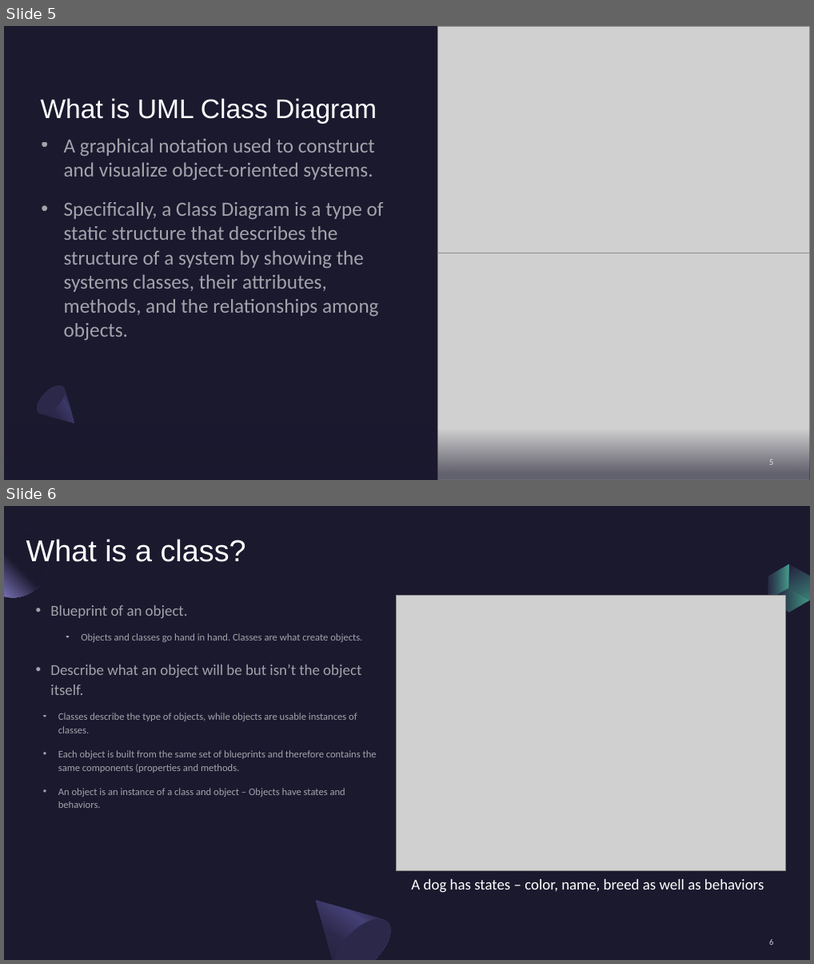
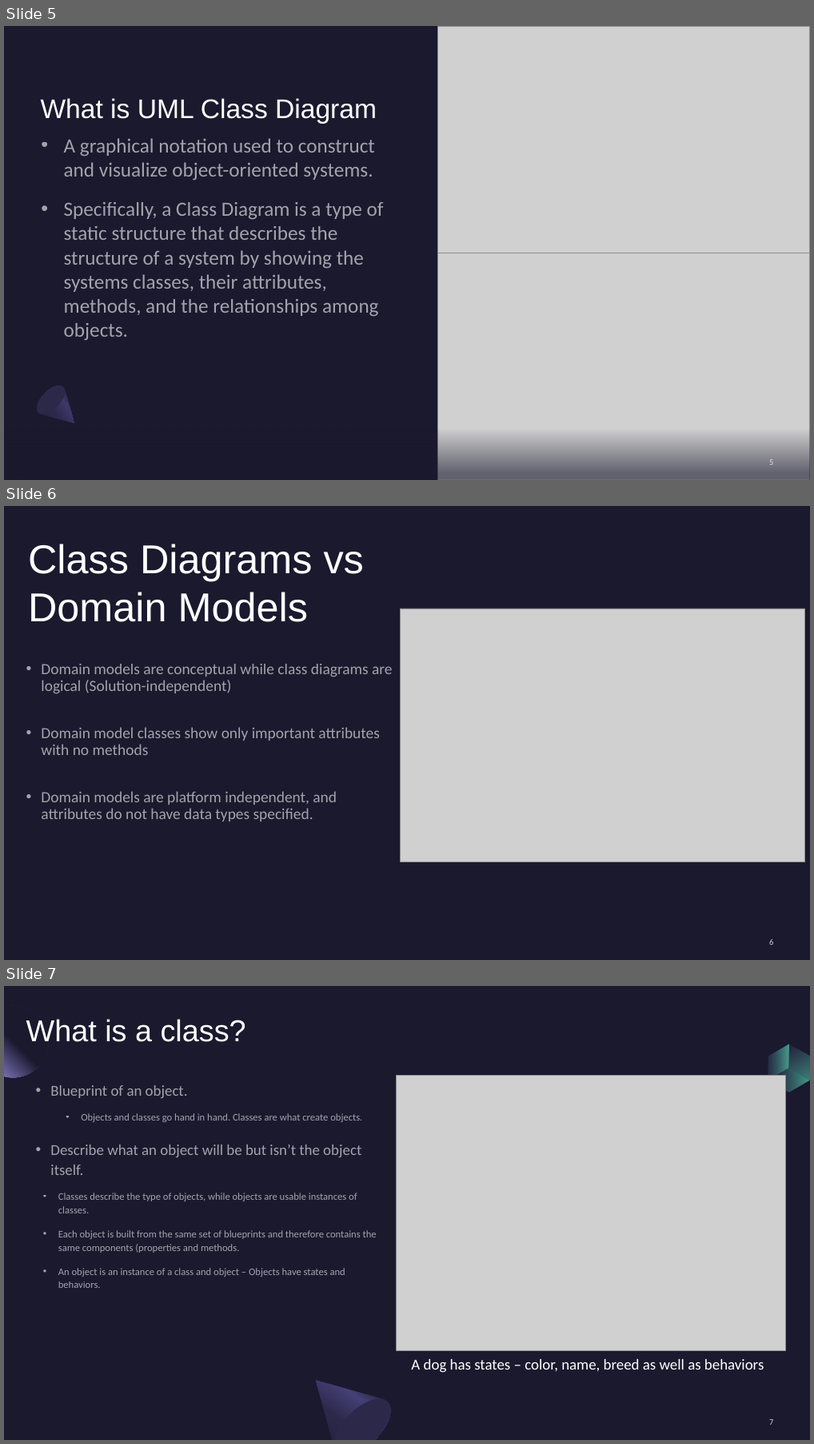
Before and after one commit to draidyn/ATMApplication, a slide deck: FinalPresentationClassDiagram.pptx. Shown one above the other, each under a label of ours: slides 5 and 6 before the commit, slides 5, 6 and 7 after it. The pictures are 814x964 and 814x1444 pixels, drawn with LibreOffice and Linux fonts; fonts in the diff are those of the drawing; grey boxes stand for pictures. Boxes give left, top, right and bottom in pixels: in the first picture for what was removed or moved away, otherwise in the second. Text is boxed around its words. In the diff, an @@ line names an element or a change of style, - is before the commit and + after.

Commit message:
Modified the presentation based on feedback from Prof and made new class diagram with changes

```diff
--- a/FinalPresentationClassDiagram.pptx
+++ b/FinalPresentationClassDiagram.pptx
@@ slide 6 added at (4, 506, 810, 960), background #1B192E @@
@@ rectangle added at (4, 506, 810, 960), fill #1B192E @@
@@ text added at (28, 544, 364, 622), 48 pt, text #FFFFFF @@
+Class Diagrams vs Domain Models
@@ picture added at (400, 608, 806, 862) @@
@@ text added at (41, 664, 392, 821), 18.5 pt, text #FFFFFF at 60% opacity @@
+• Domain models are conceptual while class diagrams are logical (Solution-independent)
+• Domain model classes show only important attributes with no methods
+• Domain models are platform independent, and attributes do not have data types specified.
@@ page number added at (770, 939, 774, 944), 10 pt, text #FFFFFF at 80% opacity @@
+6
@@ what was slide 6 is now slide 7 @@
@@ page number at (770, 1419, 774, 1424): text changed @@
-6
+7
```
Also in this commit, not shown: 3 slides changed, 1 other slide added, 2 other files.
